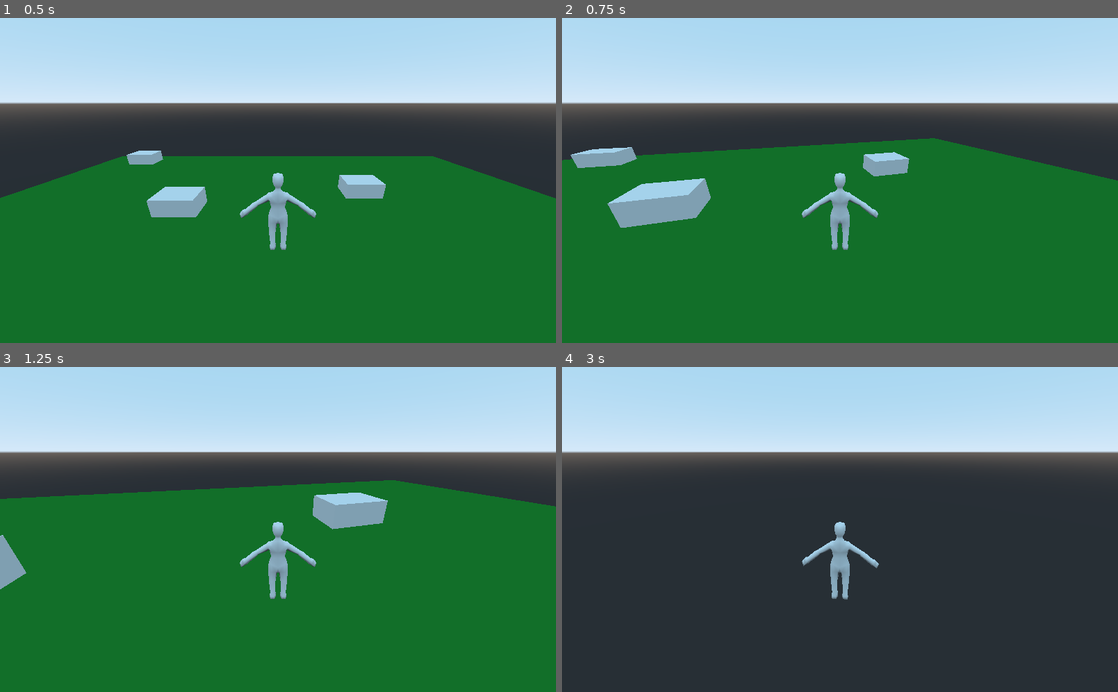
Above: before the commit, frames 1-4 (two rows, left to right).
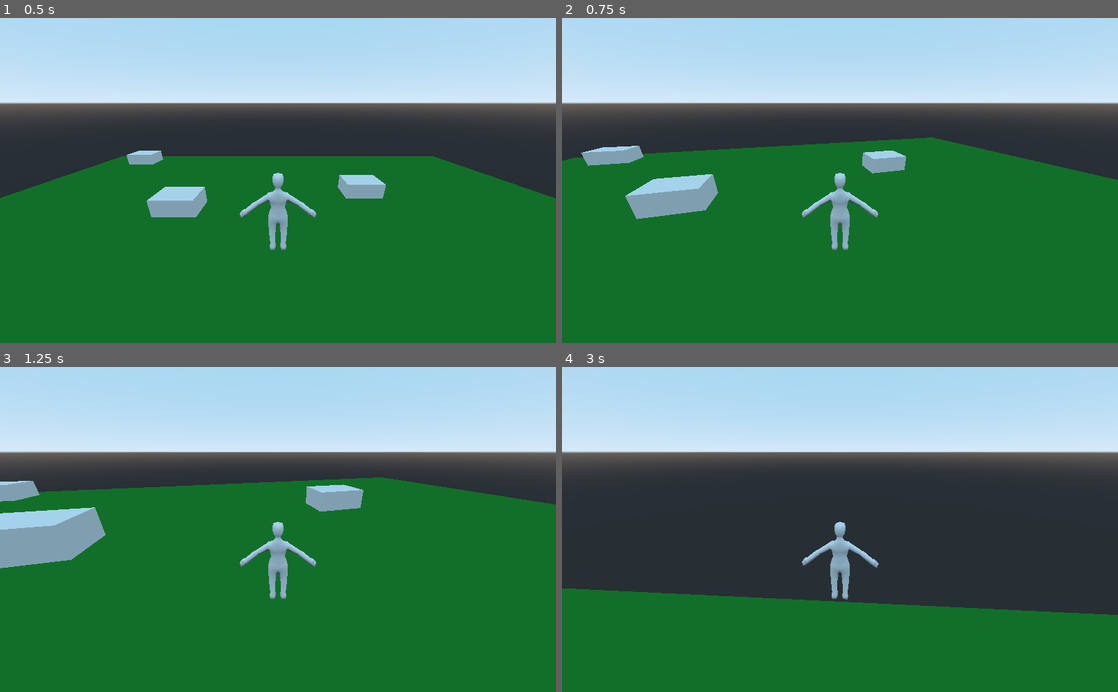
Above: after the commit, the same moments.

Repository: vjms/Godot3rdPersonTemplate
Game: Godot game, scene res://scenes/maps/Sandbox.tscn
Two runs of this game, one before a commit and one after it. Both use one fixed random seed, a clock stepped at 60 frames per second and the inputs below. The project has no main scene, so this scene is started directly.
Inputs (mouse positions are in pixels of both pictures, inside the frame that each line leads up to):
- Up to frame 1 (0.5 s): no input
- Up to frame 2 (0.75 s): move the mouse to (867, 180) at 0.52 s; hold W (move_forward) from 0.53 s (still down)
- Up to frame 3 (1.25 s): keep holding W (move_forward); tap Space (jump) at 0.77 s
- Up to frame 4 (3 s): keep holding W (move_forward); move the mouse to (812, 529) at 1.27 s; tap Space (jump) at 1.52 s; move the mouse to (851, 523) at 2.02 s; move the mouse to (834, 536) at 2.77 s

Frame 1 is identical in both runs. In frame 2, 1.7% of the frame differs, in the area x 0-100%, y 36-65%; in frame 3, 5.3%; in frame 4, 28%, in the area x 0-100%, y 52-100%.

Commit message:
basic air control

Diff:
--- a/scenes/character/Character.gd
+++ b/scenes/character/Character.gd
@@ -7,6 +7,7 @@
 var _acceleration = 5.0
 var _deceleration = 10.0
 var _jump_force = 5.0
+var _air_control = 1.0
 var _mouse_sensitivity = 0.005
 var _velocity := Vector3.ZERO
 var _gravity := -9.81
@@ -38,13 +39,16 @@
 
 	var tmp = Vector2(_velocity.x, _velocity.z)
 
-	if move_vector.length_squared() > 0.2:
+	if is_moving(move_vector):
 		var rot = -_camera_anchor.get_rotation().y
 		move_vector = move_vector.normalized().rotated(rot)
-		tmp = lerp(tmp, move_vector * _max_speed, delta * _acceleration)
-
+		if is_on_floor():
+			tmp = lerp(tmp, move_vector * _max_speed, delta * _acceleration)
+		else:
+			tmp = lerp(tmp, move_vector * _max_speed, delta * _air_control)
 	else:
-		tmp = lerp(tmp, Vector2.ZERO, delta * _deceleration)
+		if is_on_floor():
+			tmp = lerp(tmp, Vector2.ZERO, delta * _deceleration)
 
 	_velocity.x = tmp.x
 	_velocity.z = tmp.y
@@ -56,6 +60,9 @@
 	if _velocity.length_squared() > 0.5:
 		_model.rotation.y = tmp.angle_to(Vector2.RIGHT)
 
+func is_moving(move_vector :Vector2):
+	return move_vector.length_squared() > 0.2
+
 func jump():
 	if is_on_floor():
 		_velocity.y = _jump_force
